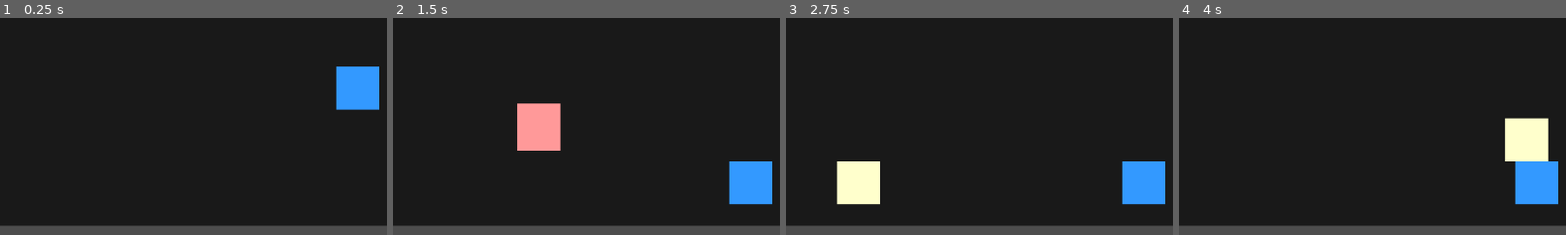
Above: before the commit, frames 1-4 (left to right).
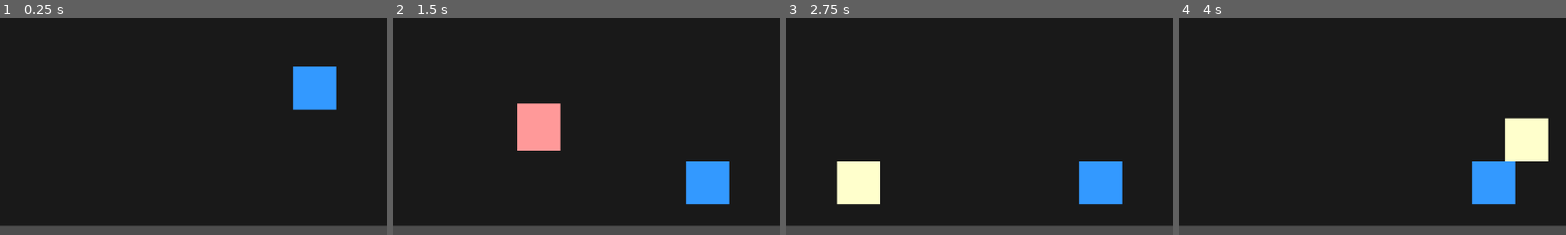
Above: after the commit, the same moments.

Repository: GitLlamma/Fight-Fight-Game-Game
Game: Godot game, scene res://scenes/main.tscn
Same seed, same stepped clock (60 frames per second), same inputs: the game is played once before the commit and once after it.
Inputs:
- Up to frame 1 (0.25 s): no input
- Up to frame 2 (1.5 s): hold Right (ui_right) from 0.53 s (still down); tap Q (attack_p1) at 0.6, 1.35 s; tap Up (ui_up) at 0.77 s
- Up to frame 3 (2.75 s): tap Up (ui_up) at 1.52 s; release Right (ui_right) at 2.03 s; hold Left (ui_left) from 2.03 s (still down); tap Q (attack_p1) at 2.1 s
- Up to frame 4 (4 s): release Left (ui_left) at 2.78 s; hold Right (ui_right) from 2.78 s (still down); tap Q (attack_p1) at 2.85, 3.6 s; tap Up (ui_up) at 3.02, 3.77 s
The pictures show only the part of the screen within x 23-73%, y 29-79%; the shares and areas given below are measured in that part.

The runs differ from the first frame. In frame 1, 4.5% of the frame differs, in the area x 75-98%, y 22-43%; in frame 2, 4.5%; in frame 3, 4.5%; in frame 4, 4.5%.

Commit message:
Fixed facing direction issue

Diff:
--- a/GodotFiles/fight-fight-game-game/scripts/player_controller.gd
+++ b/GodotFiles/fight-fight-game-game/scripts/player_controller.gd
@@ -13,7 +13,7 @@
 var is_attacking = false
 var attack_timer = 0.0
 var player_number = 1
-var facing_right = true
+var facing_dir := 1
 
 @onready var sprite = $Sprite
 @onready var attack_hitbox = $AttackHitbox
@@ -35,17 +35,11 @@
 	if input["left"]:
 		velocity.x = -speed
 		moving = true
-		if player_number == 1 and facing_right:
-			facing_right = false
-		elif player_number == 2 and not facing_right:
-			facing_right = true
+		facing_dir = -1
 	elif input["right"]:
 		velocity.x = speed
 		moving = true
-		if player_number == 1 and not facing_right:
-			facing_right = true
-		elif player_number == 2 and facing_right:
-			facing_right = false
+		facing_dir = 1
 	else:
 		velocity.x = 0
 
@@ -75,15 +69,13 @@
 
 	attack_timer -= delta
 
-	# Flip sprite based on facing direction
-	if sprite and player_number == 1:
-		sprite.scale.x = 1.0 if facing_right else -1.0
-	elif sprite and player_number == 2:
-		sprite.scale.x = -1.0 if facing_right else 1.0
+	# Flip sprite based on one shared facing convention.
+	if sprite:
+		sprite.scale.x = float(facing_dir)
 
 	# Mirror attack hitbox with visual facing so attack direction matches sprite.
-	if attack_hitbox and sprite:
-		attack_hitbox.scale.x = sprite.scale.x
+	if attack_hitbox:
+		attack_hitbox.scale.x = float(facing_dir)
 
 	move_and_slide()
 
@@ -158,6 +150,6 @@
 func set_player_number(num: int):
 	player_number = num
 	if num == 1:
-		facing_right = true
+		facing_dir = 1
 	else:
-		facing_right = false
+		facing_dir = -1
